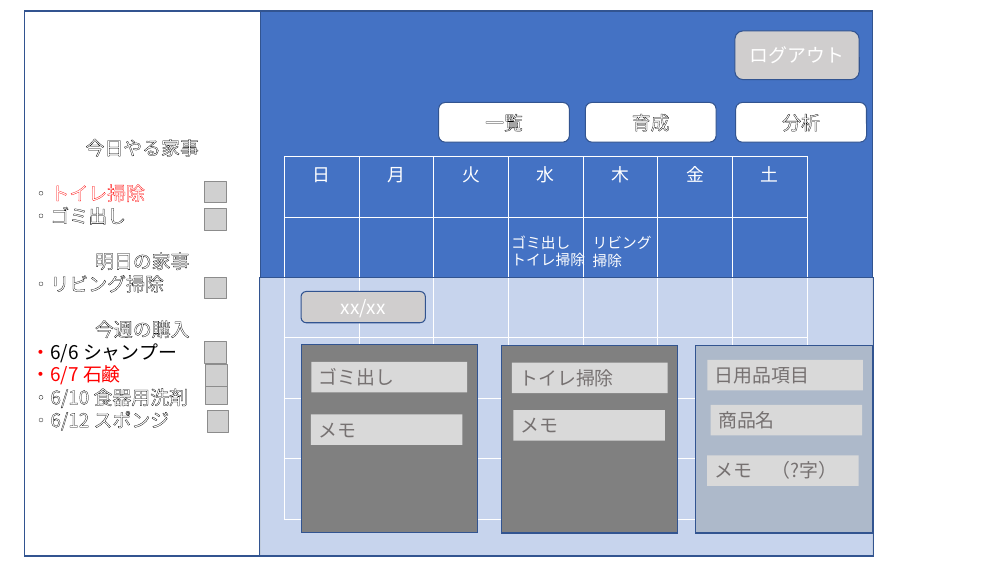
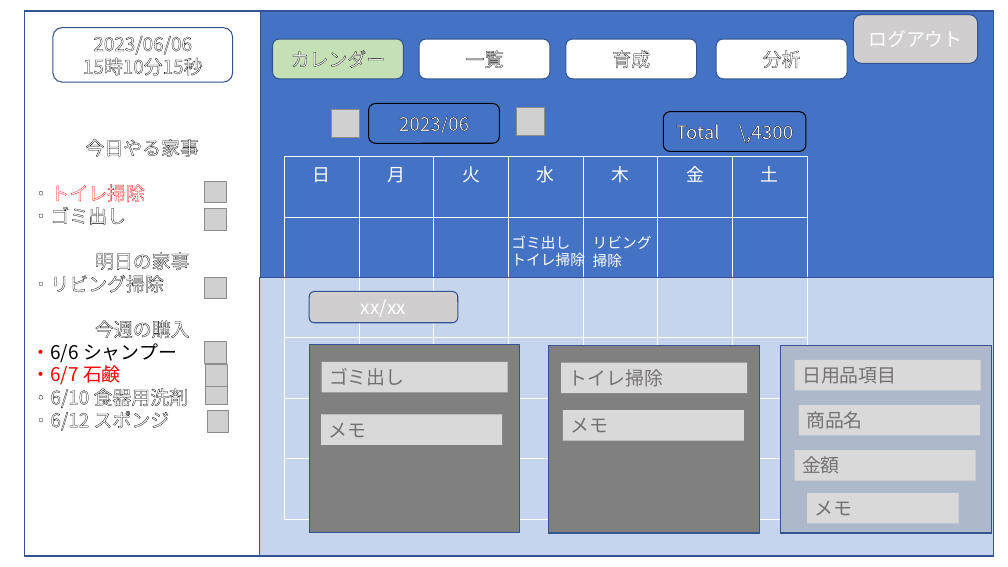
Before and after one commit to dojo2023/A-5, a slide deck: slide 10 of doc/外部設計_プレゼン.pptx. Drawn at 1008x567 pixels with LibreOffice and Linux fonts; fonts in the diff are those of the drawing; grey boxes stand for pictures. Boxes give left, top, right and bottom in pixels: in the first picture for what was removed or moved away, otherwise in the second. Text is boxed around its words. In the diff, an @@ line names an element or a change of style, - is before the commit and + after.

```diff
--- a/doc/外部設計_プレゼン.pptx
+++ b/doc/外部設計_プレゼン.pptx
@@ rectangle: place and size @@
-rectangle at [24, 11, 873, 557]
+rectangle at [24, 11, 994, 557]
@@ rounded rectangle added at [53, 28, 233, 82], fill #FFFFFF, outline #325491 1 pt, 18 pt, text #FFFFFF @@
+2023/06/06
+15時10分15秒
@@ rounded rectangle "ログアウト": place and size @@
-rounded rectangle "ログアウト" at [735, 31, 860, 80]
+rounded rectangle "ログアウト" at [854, 14, 979, 64]
@@ rounded rectangle added at [272, 39, 403, 79], fill #C5E0B4, outline #325491 1 pt, 18 pt, text #FFFFFF @@
+カレンダー
@@ 3 rounded rectangles: place and size @@
-3 rounded rectangles at [439, 102, 867, 142]
+3 rounded rectangles at [419, 39, 847, 79]
@@ picture added at [332, 110, 360, 138] @@
@@ rounded rectangle added at [369, 104, 500, 144], outline #000000 1 pt, 18 pt, text #FFFFFF @@
+2023/06
@@ picture added at [516, 107, 544, 135] @@
@@ rounded rectangle added at [663, 112, 806, 152], outline #000000 1 pt, 18 pt, text #FFFFFF @@
+Total \,4300
@@ rectangle: place and size @@
-rectangle at [259, 277, 874, 556]
+rectangle at [259, 277, 994, 556]
@@ rounded rectangle "xx/xx": place and size @@
-rounded rectangle "xx/xx" at [301, 292, 426, 323]
+rounded rectangle "xx/xx" at [309, 292, 458, 323]
@@ rectangle: place and size @@
-rectangle at [301, 345, 477, 532]
+rectangle at [309, 345, 520, 532]
@@ rectangle: place and size @@
-rectangle at [501, 346, 678, 533]
+rectangle at [549, 346, 760, 533]
@@ rectangle: place and size @@
-rectangle at [696, 346, 872, 533]
+rectangle at [781, 346, 992, 533]
@@ rectangle "ゴミ出し": place and size @@
-rectangle "ゴミ出し" at [312, 362, 467, 392]
+rectangle "ゴミ出し" at [321, 362, 507, 392]
@@ rectangle "トイレ掃除": place and size @@
-rectangle "トイレ掃除" at [512, 363, 668, 393]
+rectangle "トイレ掃除" at [561, 363, 747, 393]
@@ rectangle "日用品項目": place and size @@
-rectangle "日用品項目" at [708, 360, 864, 390]
+rectangle "日用品項目" at [795, 360, 981, 390]
@@ rectangle "メモ": place and size @@
-rectangle "メモ" at [311, 414, 462, 445]
+rectangle "メモ" at [321, 414, 502, 445]
@@ rectangle "メモ": place and size @@
-rectangle "メモ" at [513, 410, 665, 440]
+rectangle "メモ" at [563, 410, 744, 440]
@@ rectangle "商品名": place and size @@
-rectangle "商品名" at [711, 405, 862, 436]
+rectangle "商品名" at [799, 405, 980, 436]
@@ rectangle added at [795, 450, 975, 480], fill #D9D9D9, 18 pt, text #767171 @@
+金額
@@ rectangle "メモ": place and size @@
-rectangle "メモ" at [708, 455, 859, 485]
+rectangle "メモ" at [808, 493, 959, 523]
@@ text in rectangle at [815, 501, 853, 515]: text changed @@
-メモ （?字）
+メモ
```
Also in this commit, not shown: 3 other slides changed.
